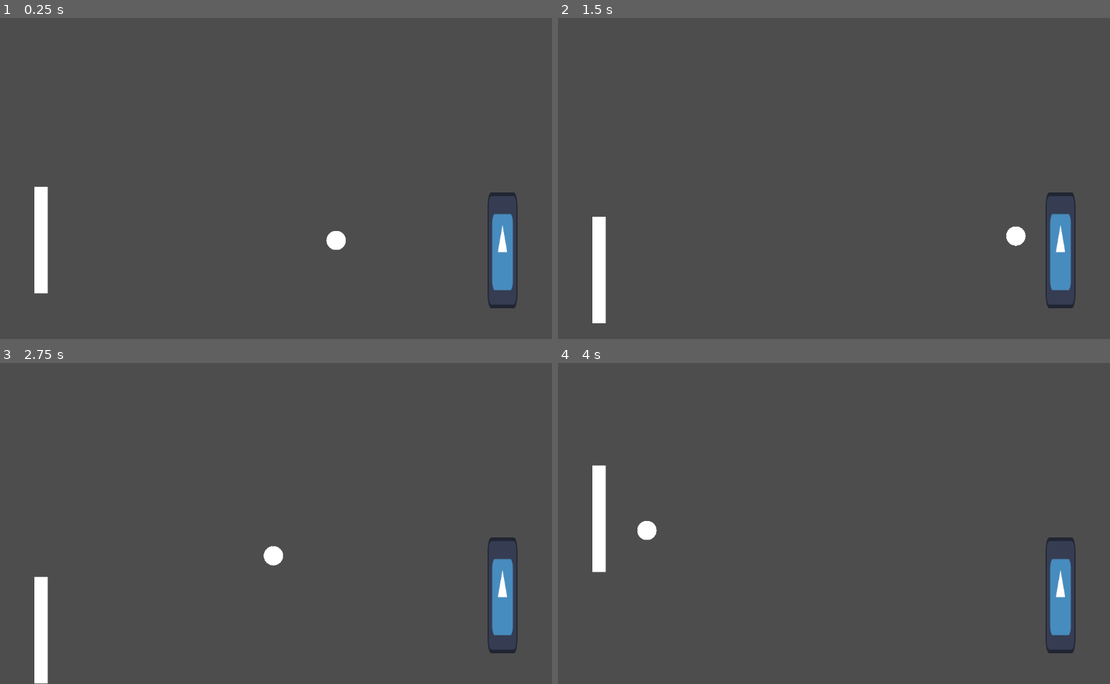
Above: before the commit, frames 1-4 (two rows, left to right).
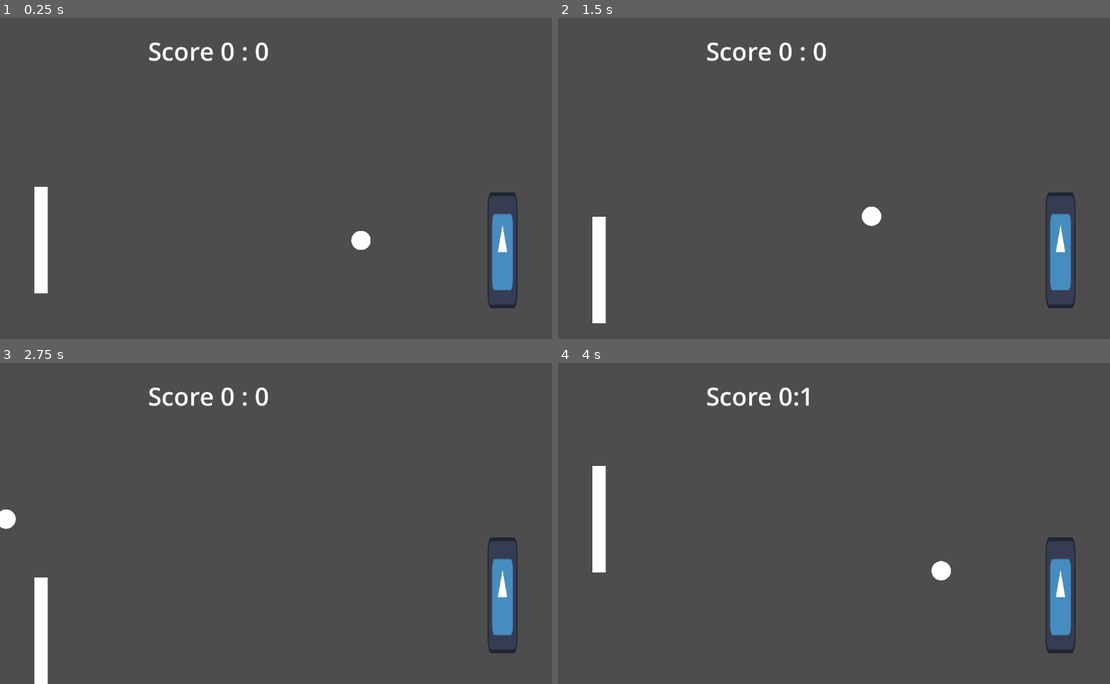
Above: after the commit, the same moments.

Repository: nicholaspederson/Godot-Pong
Game: Godot game, scene res://root_node_2d.tscn
Same seed, same stepped clock (60 frames per second), same inputs: the game is played once before the commit and once after it. The engine's default icon, where the game draws it, is replaced by a stand-in: a white triangle on a blue panel in a dark square.
Inputs:
- Up to frame 1 (0.25 s): no input
- Up to frame 2 (1.5 s): hold D (move_right) 0.53-1.28 s; hold S (move_down) from 1.28 s (still down)
- Up to frame 3 (2.75 s): release S (move_down) at 2.03 s; hold D (move_right) from 2.03 s (still down)
- Up to frame 4 (4 s): release D (move_right) at 2.78 s; hold W (move_up) 2.78-3.53 s; hold A (move_left) from 3.53 s (still down)

The runs differ from the first frame. In frame 1, 0.8% of the frame differs, in the area x 26-68%, y 7-73%; in frame 2, 0.8%, in the area x 26-85%, y 7-72%; in frame 3, 0.8%; in frame 4, 0.8%.

Commit message:
Base game of Pong completed!

Diff:
--- a/ball.gd
+++ b/ball.gd
@@ -1,37 +1,62 @@
 extends CharacterBody2D
 
-var maxVel = 300
-var velocityBall = Vector2(maxVel, 0)
+var startVel = 500
+var maxVel
+var velocityBall
+
+var player1score = 0
+var player2score = 0
+
+func reset_ball():
+	position = Vector2(60200008.0,44900004.0)
+	maxVel = startVel
+	velocityBall = Vector2(maxVel, 0)
+
+func addpointtoplayer(player: int):
+	match player:
+		1:
+			player1score += 1
+		2:
+			player2score += 1
+	# update the Label
+	var playerScore = get_node("/root/Root Node2D/CanvasLayer/Control/ScoreLabel") as Label
+	playerScore.text = "Score " + str(player1score) + ":" + str(player2score)
+	return
+
+func _init() -> void:
+	reset_ball()
+
 
 func _physics_process(delta):
 	var collision = move_and_collide(velocityBall * delta)
-	var screen_size = get_viewport_rect().size
 
 	if collision:
 		var paddle = collision.get_collider()
 
-		if paddle.get_class() == "StaticBody2D":
-			velocityBall = velocityBall.bounce(collision.get_normal())
-			return
+		match paddle.get("collision_layer"):
+			32: #went through right goal!
+				reset_ball()
+				addpointtoplayer(1)
+			16: #left goal!
+				addpointtoplayer(2)
+				reset_ball()
+			8: # The ball is hitting a wall
+				velocityBall = velocityBall.bounce(collision.get_normal())
+			2, 4: # The ball is hitting a paddle
+				# Compute hit offset (-1 to +1)
+				var shape := paddle.get_node("CollisionShape2D").shape as RectangleShape2D
+				var offset = (position.y - paddle.position.y) / (shape.size.y / 2.0)
+				offset = clamp(offset, -1.0, 1.0)
 
-		# The ball is hitting a paddle
-		# Compute hit offset (-1 to +1)
-		var shape := paddle.get_node("CollisionShape2D").shape as RectangleShape2D
-		var offset = (position.y - paddle.position.y) / (shape.size.y / 2.0)
-		offset = clamp(offset, -1.0, 1.0)
+				# Convert to angle
+				var max_angle = deg_to_rad(45)
+				var angle = offset * max_angle
 
-		# Convert to angle
-		var max_angle = deg_to_rad(45)
-		var angle = offset * max_angle
+				# Reverse X direction and apply angle
+				var direction = -sign(velocityBall.x)
+				velocityBall = Vector2(
+					direction * cos(angle),
+					sin(angle)
+				) * maxVel
 
-		# Reverse X direction and apply angle
-		var direction = -sign(velocityBall.x)
-		velocityBall = Vector2(
-			direction * cos(angle),
-			sin(angle)
-		) * maxVel
-
-		maxVel += .1
-		#velocityBall = velocityBall.bounce(collision.get_normal()) #-maxVel * cos(collision.get_angle(),) #collision.get_normal())
-		#velocityBall = velocityBall.rotated(collision.get_angle())
-		#velocity = velocity.reflect(Vector2(0,1))
+				maxVel += 10
--- a/project.godot
+++ b/project.godot
@@ -40,11 +40,18 @@
 
 [layer_names]
 
+2d_render/layer_1="Ball"
 2d_render/layer_2="Player"
 2d_render/layer_3="Player2"
 2d_render/layer_4="Score"
+2d_render/layer_5="Goal Left"
+2d_render/layer_6="Goal Right"
 2d_physics/layer_1="Ball"
 2d_physics/layer_2="Player"
+2d_physics/layer_3="Player2"
+2d_physics/layer_4="Walls"
+2d_physics/layer_5="Goal Left"
+2d_physics/layer_6="Goal Right"
 
 [physics]
 
--- a/root_node_2d.tscn
+++ b/root_node_2d.tscn
@@ -22,6 +22,9 @@
 
 [sub_resource type="MeshTexture" id="MeshTexture_or2tv"]
 
+[sub_resource type="RectangleShape2D" id="RectangleShape2D_or2tv"]
+size = Vector2(6699990.5, 68600016)
+
 [node name="Root Node2D" type="Node2D" unique_id=1624012741]
 scale = Vector2(1e-05, 1e-05)
 
@@ -29,6 +32,8 @@
 light_mask = 2
 visibility_layer = 2
 position = Vector2(101200000, 46900000)
+collision_layer = 2
+collision_mask = 9
 script = ExtResource("1_i0e3t")
 
 [node name="CollisionShape2D" type="CollisionShape2D" parent="PlayerCharacterBody2D" unique_id=1354482616 groups=["player"]]
@@ -49,6 +54,8 @@
 light_mask = 4
 visibility_layer = 4
 position = Vector2(8299992, 44900000)
+collision_layer = 4
+collision_mask = 9
 script = ExtResource("3_6wnd2")
 
 [node name="CollisionShape2D" type="CollisionShape2D" parent="Player2 CharBdy2D" unique_id=1952216326]
@@ -68,6 +75,7 @@
 
 [node name="pongBall" type="CharacterBody2D" parent="." unique_id=2064249312]
 position = Vector2(60200008, 44900004)
+collision_mask = 63
 script = ExtResource("4_lqgkb")
 
 [node name="CollisionShape2D" type="CollisionShape2D" parent="pongBall" unique_id=2084554889]
@@ -80,14 +88,53 @@
 texture = SubResource("MeshTexture_or2tv")
 
 [node name="StaticBody2D" type="StaticBody2D" parent="." unique_id=574601026]
+collision_layer = 8
+collision_mask = 15
 
-[node name="CollisionPolygon2D" type="CollisionPolygon2D" parent="StaticBody2D" unique_id=420208834]
-polygon = PackedVector2Array(36200004, -300000.03, 114700010, -100000.01, 114900010, -13700001, -20700002, -13100001, -19400002, 77100010, 115500010, 77500010, 115100010, 64300004, 0, 64800004, -11700001, 64500004, -12500001, -8700001, -13000001, -8900001, -10900001, -300000.03)
+[node name="TopWall Poly2D" type="CollisionPolygon2D" parent="StaticBody2D" unique_id=420208834]
+polygon = PackedVector2Array(36200004, -300000.03, 114700010, -100000.01, 114900010, -13700001, -11000001, -13600001, -10400001, 0)
 
-[node name="Label" type="Label" parent="." unique_id=185346736]
-offset_left = -3500000.2
-offset_top = -2200000.2
-offset_right = 4600001.0
-offset_bottom = 3600000.2
-theme_override_font_sizes/font_size = 1000
+[node name="BotWall Poly2D" type="CollisionPolygon2D" parent="StaticBody2D" unique_id=1723696162]
+position = Vector2(10500000, 78500000)
+polygon = PackedVector2Array(36200004, -300000.03, 114700010, -100000.01, 114900010, -13700001, -11000001, -13600001, -10400001, 0)
+
+[node name="CanvasLayer" type="CanvasLayer" parent="." unique_id=975811061]
+
+[node name="Control" type="Control" parent="CanvasLayer" unique_id=1279062943]
+layout_mode = 3
+anchors_preset = 0
+offset_right = 40.0
+offset_bottom = 40.0
+
+[node name="ScoreLabel" type="Label" parent="CanvasLayer/Control" unique_id=185346736]
+layout_mode = 0
+offset_left = 298.0
+offset_top = 32.0
+offset_right = 8100299.0
+offset_bottom = 5800032.5
+theme_override_font_sizes/font_size = 50
 text = "Score 0 : 0"
+
+[node name="Left Goal" type="StaticBody2D" parent="." unique_id=890134381]
+light_mask = 16
+visibility_layer = 16
+collision_layer = 16
+collision_mask = 17
+
+[node name="CollisionShape2D" type="CollisionShape2D" parent="Left Goal" unique_id=810315354]
+light_mask = 16
+visibility_layer = 16
+position = Vector2(-3350005.5, 34300004)
+shape = SubResource("RectangleShape2D_or2tv")
+
+[node name="Right Goal" type="StaticBody2D" parent="." unique_id=1512524115]
+light_mask = 32
+visibility_layer = 32
+collision_layer = 32
+collision_mask = 33
+
+[node name="CollisionShape2D" type="CollisionShape2D" parent="Right Goal" unique_id=1923701876]
+light_mask = 32
+visibility_layer = 32
+position = Vector2(118700000, 33000000)
+shape = SubResource("RectangleShape2D_or2tv")
Not shown, added: Demo Video.mp4
